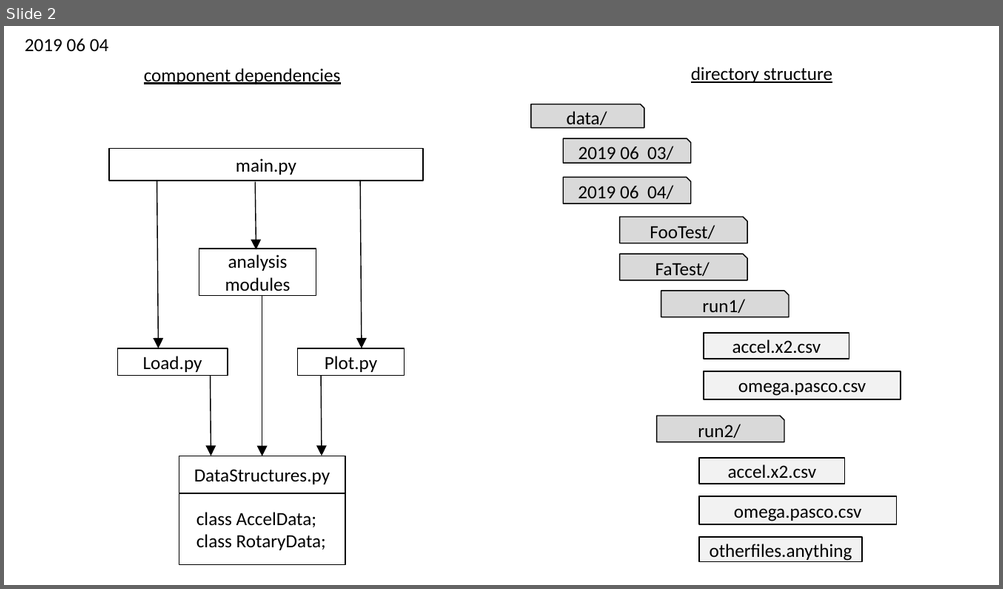
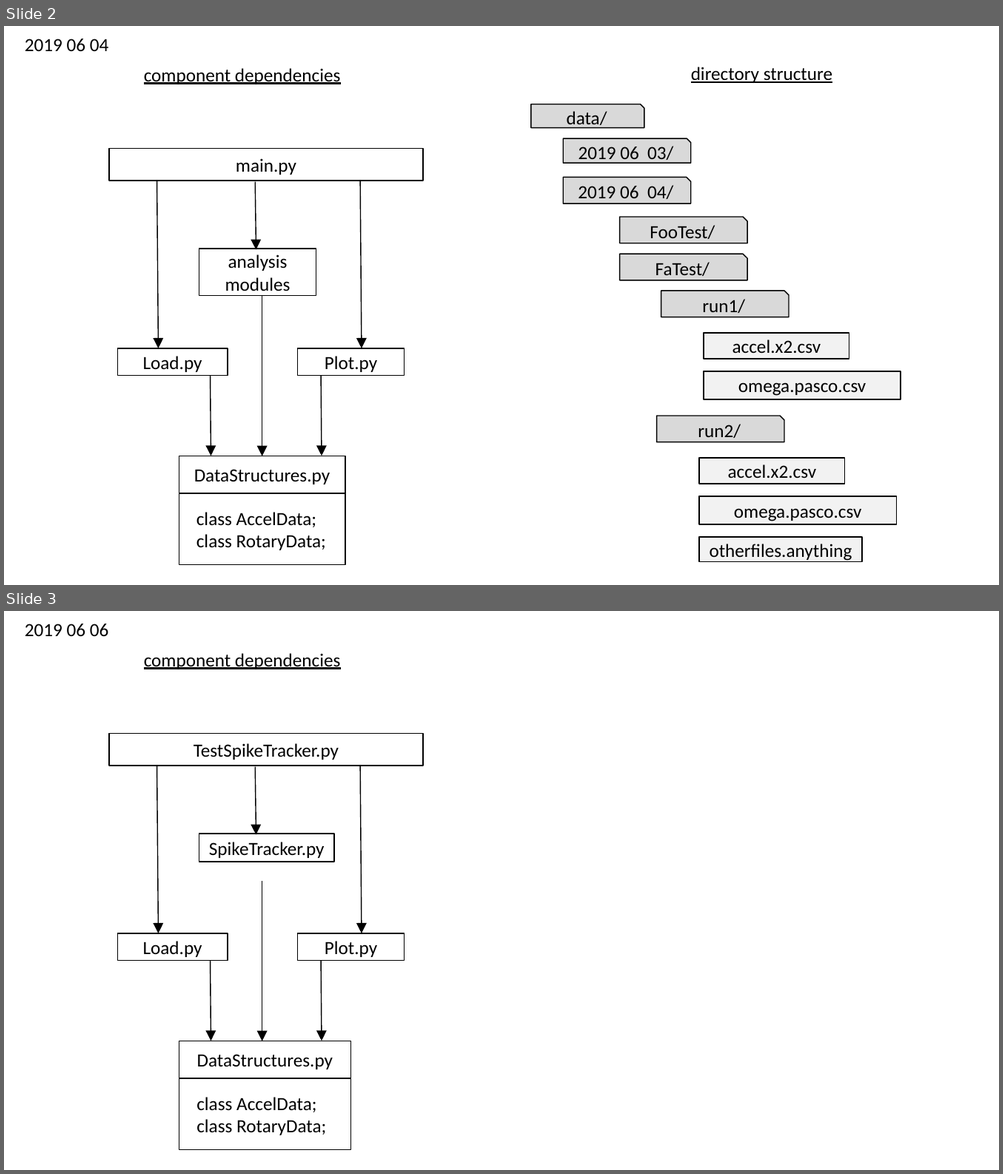
Before and after one commit to zasshuwu/duplicated_accelcamp, a slide deck: doc/architecture.pptx. Shown one above the other, each under a label of ours: slide 2 before the commit, slides 2 and 3 after it. The pictures are 1003x589 and 1003x1174 pixels, drawn with LibreOffice and Linux fonts; fonts in the diff are those of the drawing. Boxes give left, top, right and bottom in pixels: in the first picture for what was removed or moved away, otherwise in the second. Text is boxed around its words. In the diff, an @@ line names an element or a change of style, - is before the commit and + after.

```diff
--- a/doc/architecture.pptx
+++ b/doc/architecture.pptx
@@ slide 3 added at bbox=[4, 611, 999, 1170], background #FFFFFF @@
@@ text added at bbox=[25, 624, 109, 637], 18 pt, text #000000 @@
+2019 06 06
@@ text added at bbox=[144, 653, 340, 669], 18 pt, text #000000, underline @@
+component dependencies
@@ rectangle added at bbox=[109, 733, 423, 766], outline #000000 1 pt, 18 pt, text #000000 @@
+TestSpikeTracker.py
@@ arrow added from (157, 766) to (159, 934), #000000 1 pt @@
@@ arrow added from (360, 766) to (361, 934), #000000 1 pt @@
@@ arrow added from (256, 767) to (256, 834), #000000 1 pt @@
@@ rectangle added at bbox=[199, 833, 334, 862], outline #000000 1 pt, 18 pt, text #000000 @@
+SpikeTracker.py
@@ arrow added from (262, 881) to (262, 1042), #000000 1 pt @@
@@ rectangle added at bbox=[117, 934, 227, 961], outline #000000 1 pt, 18 pt, text #000000 @@
+Load.py
@@ rectangle added at bbox=[297, 934, 404, 961], outline #000000 1 pt, 18 pt, text #000000 @@
+Plot.py
@@ arrow added from (210, 961) to (210, 1042), #000000 1 pt @@
@@ arrow added from (321, 961) to (322, 1042), #000000 1 pt @@
@@ rectangle added at bbox=[179, 1042, 350, 1079], outline #000000 1 pt, 18 pt, text #000000 @@
+DataStructures.py
@@ rectangle added at bbox=[179, 1079, 350, 1150], outline #000000 1 pt @@
@@ text added at bbox=[196, 1097, 326, 1136], 18 pt, text #000000 @@
+class AccelData;
+class RotaryData;
```
Also in this commit, not shown: 1 other slide added.
